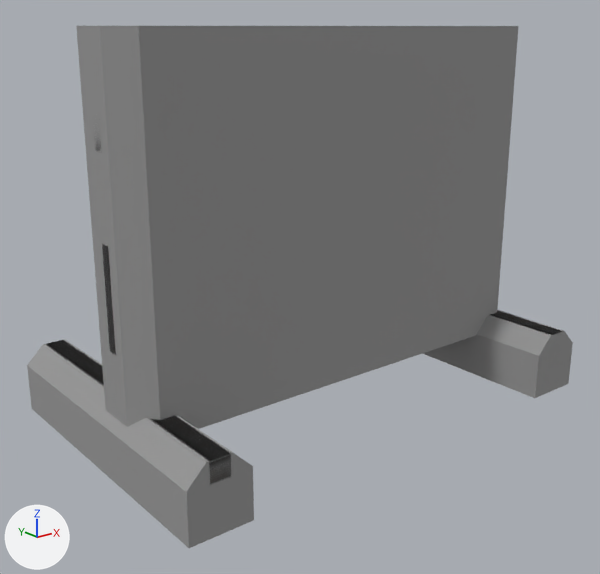
The COLLADA model levels/west_coast_usa/art/shapes/objects/construction_sign_big_a.DAE: old version first, new version second.
The view is the same before and after, from a 50 mm camera at (-2.72, -3.31, 1.73) aimed at (-0.1, -0.05, 0.43). The axes (+X, +Y, +Z) are drawn at lower left. The lights are the same throughout. Where no turn or scale is listed for an object, it has been applied to the vertices.

The older version as bpy lines, for what is in view:
```python
me_colmesh_1mesh = bpy.data.meshes.new('colmesh-1Mesh')
me_colmesh_1mesh.from_pydata(...)  # 40 vertices, 68 faces; spans x -1.28..1.28, y -0.81..0.81, z -0.25..1.74
me_colmesh_1mesh.materials.append(mat_coloreffectr225g87b143_material)  # grey #969696
me_construction_sign_big_a200mesh = bpy.data.meshes.new('Construction_sign_big_a200Mesh')
me_construction_sign_big_a200mesh.from_pydata(...)  # 56 vertices, 84 faces; spans x -1.24..1.24, y -0.81..0.81, z 0.0..1.74
# faces by material slot: [8, 8, 68]
me_construction_sign_big_a200mesh.materials.append(mat_metal_galvanized)  # picture img_metal_galvanized_d_dds
me_construction_sign_big_a200mesh.materials.append(mat_roadsigns)  # picture img_roadsigns_dds
me_construction_sign_big_a200mesh.materials.append(mat_industrial)  # picture img_industrial_d_dds
ob_colmesh_1 = bpy.data.objects.new('colmesh-1', me_colmesh_1mesh)
ob_colmesh_1.location = (0.0, 0.0, 0.0)
ob_construction_sign_big_a200 = bpy.data.objects.new('Construction_sign_big_a200', me_construction_sign_big_a200mesh)
ob_construction_sign_big_a200.location = (0.0, 0.0, 0.0)
```
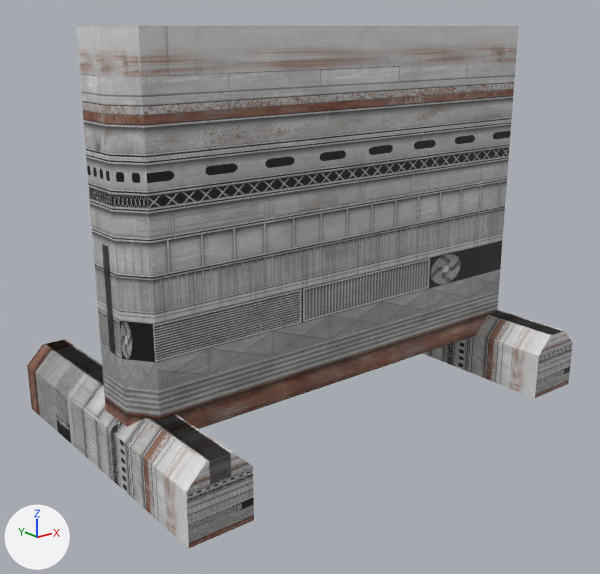
The change, as a list of edits to the scene's bpy script:
```text
Change me_colmesh_1mesh:
    where me_colmesh_1mesh.from_pydata(...)  # 40 vertices, 68 faces; spans x -1.28..1.28, y -0.81..0.81, z -0.25..1.74
    remove me_colmesh_1mesh.materials.append(mat_coloreffectr225g87b143_material)  # grey #969696
    add me_colmesh_1mesh.materials.append(mat_industrial)  # picture img_industrial_d_dds
```

Where the change shows, as pixel boxes [x1, y1, x2, y2] in the pictures (600 x 574 px):
'colmesh-1', recoloured: [27, 26, 573, 548] in both
